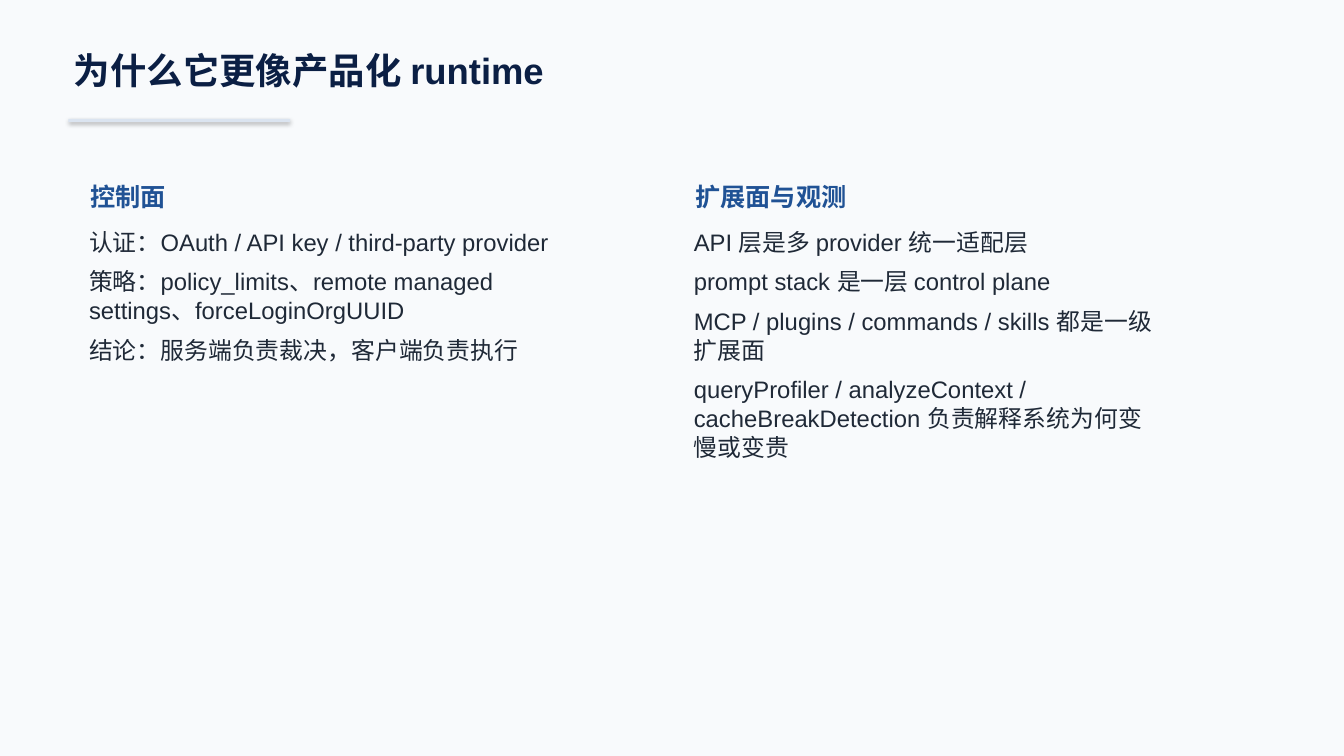
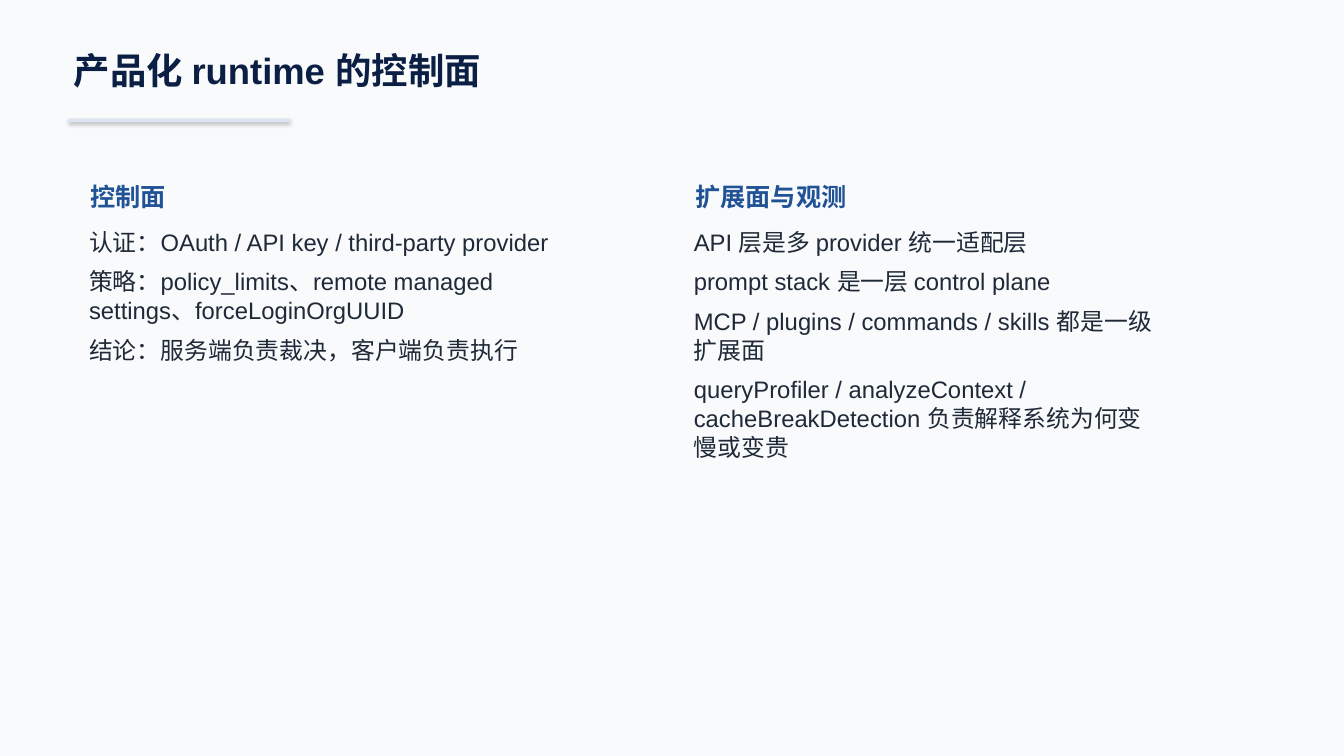
Before and after one commit to boboliu-1010/ccode, a slide deck: slide 18 of docs/zh/00-代码总览与运行时走读-WPS兼容版.pptx. Drawn at 1344x756 pixels with LibreOffice and Linux fonts; fonts in the diff are those of the drawing. Boxes give left, top, right and bottom in pixels: in the first picture for what was removed or moved away, otherwise in the second. Text is boxed around its words. In the diff, an @@ line names an element or a change of style, - is before the commit and + after.

```diff
--- a/docs/zh/00-代码总览与运行时走读-WPS兼容版.pptx
+++ b/docs/zh/00-代码总览与运行时走读-WPS兼容版.pptx
@@ text at (74,53,481,88): text changed @@
-为什么它更像产品化 runtime
+产品化 runtime 的控制面
```
Also in this commit, not shown: 4 other slides changed, 1 other file.
